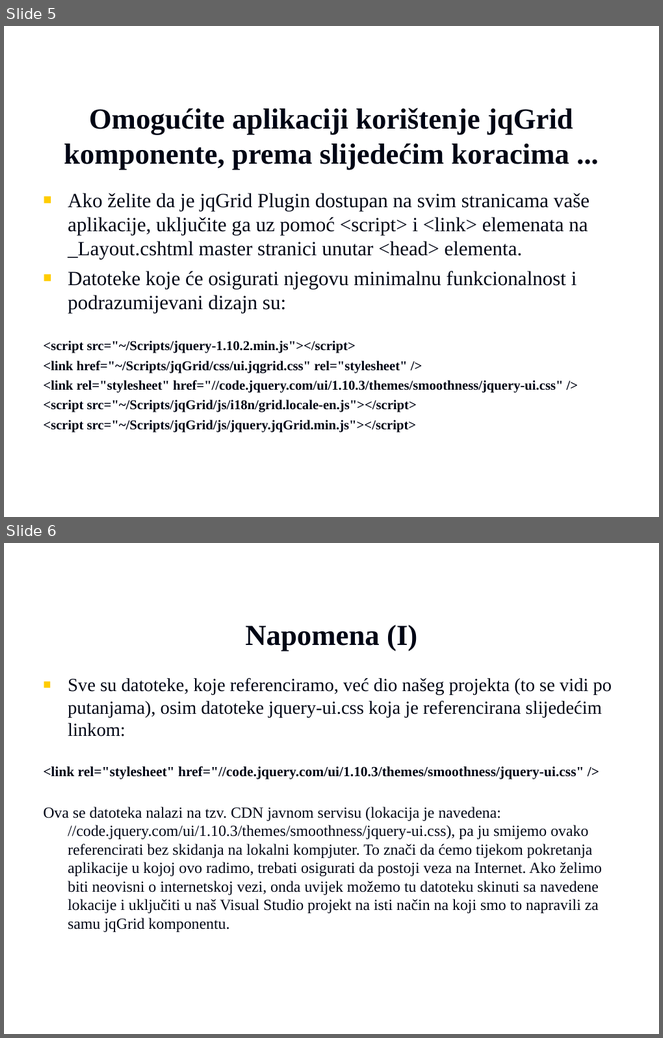
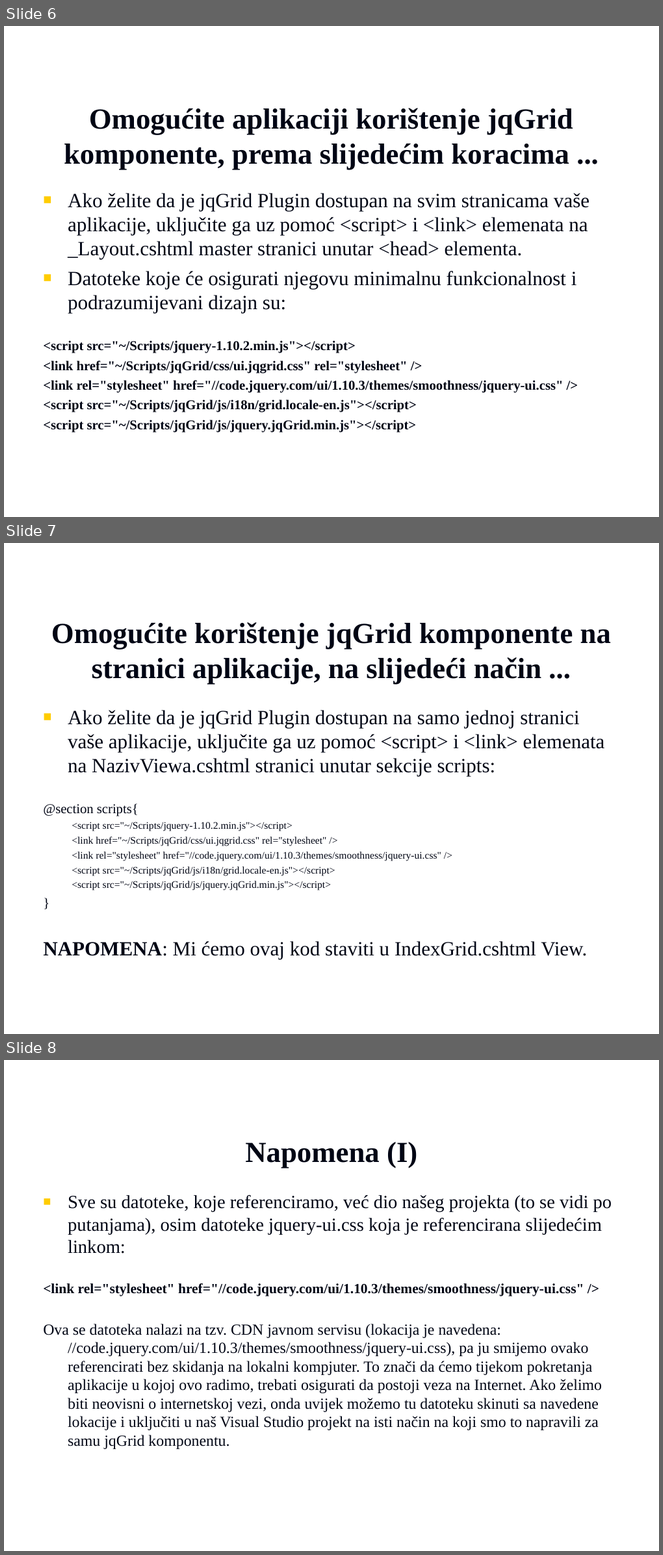
Before and after one commit to vzdesic/PZI, a slide deck: PPTs/18 MVC jqgrid.ppt. Shown one above the other, each under a label of ours: slides 5 and 6 before the commit, slides 6, 7 and 8 after it. The pictures are 663x1038 and 663x1555 pixels, drawn with LibreOffice and Linux fonts; fonts in the diff are those of the drawing; background and template pictures are left out. Boxes give left, top, right and bottom in pixels: in the first picture for what was removed or moved away, otherwise in the second. Text is boxed around its words. In the diff, an @@ line names an element or a change of style, - is before the commit and + after.

Commit message:
jqGrid update
vzdesic

```diff
--- a/PPTs/18 MVC jqgrid.ppt
+++ b/PPTs/18 MVC jqgrid.ppt
@@ slide 7 added at box(4, 543, 659, 1034), background picture (left out) @@
@@ title added at box(51, 622, 611, 685), 32 pt, text #000514, bold @@
+Omogućite korištenje jqGrid komponente na stranici aplikacije, na slijedeći način ...
@@ text added at box(43, 710, 605, 960), 11.1 pt, text #000514 @@
+■ Ako želite da je jqGrid Plugin dostupan na samo jednoj stranici vaše aplikacije, uključite ga uz pomoć <script> i <link> elemenata na NazivViewa.cshtml stranici unutar sekcije scripts:
+@section scripts{
+  <script src="~/Scripts/jquery-1.10.2.min.js"></script>
+  <link href="~/Scripts/jqGrid/css/ui.jqgrid.css" rel="stylesheet" />
+  <link rel="stylesheet" href="//code.jquery.com/ui/1.10.3/themes/smoothness/jquery-ui.css" />
+  <script src="~/Scripts/jqGrid/js/i18n/grid.locale-en.js"></script>
+  <script src="~/Scripts/jqGrid/js/jquery.jqGrid.min.js"></script>
+}
+NAPOMENA: Mi ćemo ovaj kod staviti u IndexGrid.cshtml View.
@@ what was slide 5 is now slide 6 @@
@@ what was slide 6 is now slide 8 @@
```
Also in this commit, not shown: 3 slides changed, 3 other slides added, 1 other file.
